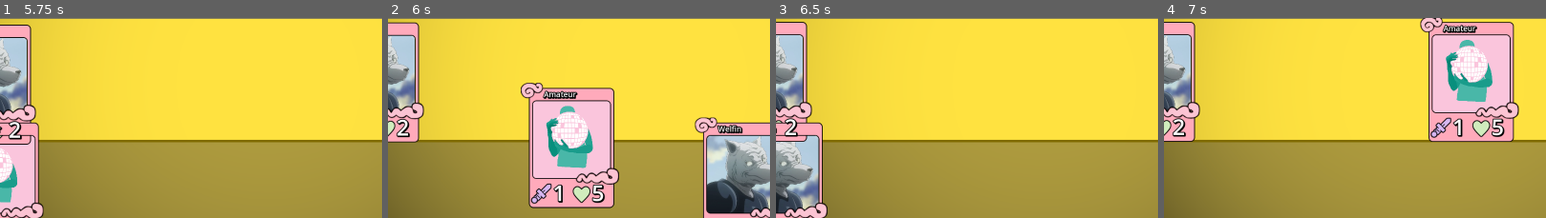
Above: before the commit, frames 1-4 (left to right).
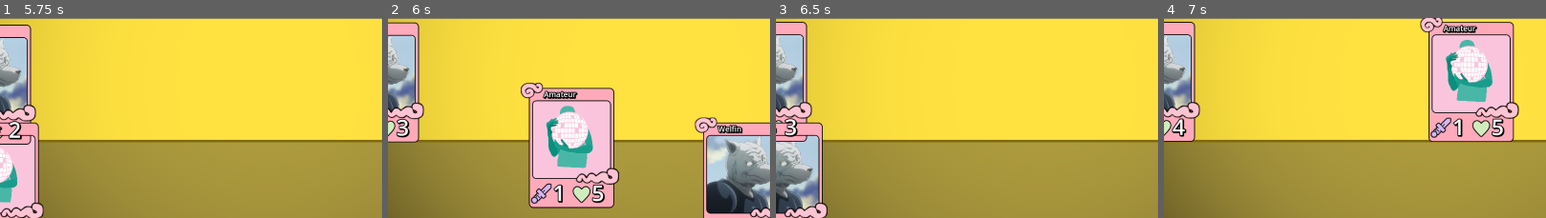
Above: after the commit, the same moments.

Repository: jhanchek/Godot-Card-Demo
Game: Godot game, scene res://level.tscn
Same seed, same stepped clock (60 frames per second), same inputs: the game is played once before the commit and once after it.
Inputs (mouse positions are % of the whole screen's width and height, from its top left):
- Up to frame 1 (5.75 s): click "P1 draw" at 0.5 s; click "swap turns" at 1.25 s; click "P1 draw" at 2 s; click "swap turns" at 2.75 s; click "P1 draw" at 3.5 s; click "swap turns" at 4.25 s; tap Enter at 5 s; move the mouse to (5, 91) at 5.02 s; click (5, 91) at 5.17 s
- Up to frame 2 (6 s): move the mouse to (6, 91) at 5.77 s; click (6, 91) at 5.92 s
- Up to frame 3 (6.5 s): no input
- Up to frame 4 (7 s): move the mouse to (8, 91) at 6.52 s; click (8, 91) at 6.67 s
The pictures show only the part of the screen within x 7-57%, y 50-100%; the shares and areas given below are measured in that part.

Frame 1 is identical in both runs. In frame 2, 0.2% of the frame differs, in the area x 2-6%, y 50-60%; in frame 3, 0.2%; in frame 4, 0.3%.

Commit message:
Add On Played effect
When a card is played, CardHeads will detect this and run a function.

Diff:
--- a/CardHead.gd
+++ b/CardHead.gd
@@ -2,3 +2,9 @@
 
 func battlecry():
 	set_atk(atk * 2)
+
+func get_list(): # requests to be added to a list
+	return "wcip"
+
+func do_effect():
+	set_hp(hp + 1)
--- a/GameManager.gd
+++ b/GameManager.gd
@@ -3,6 +3,8 @@
 @onready var player_one = $PlayerOne
 @onready var player_two = $PlayerTwo
 @onready var current_player = player_one
+
+var when_card_is_played_list = []
 
 # Called when the node enters the scene tree for the first time.
 func _ready():
@@ -12,6 +14,21 @@
 # Called every frame. 'delta' is the elapsed time since the previous frame.
 func _process(delta):
 	pass
+
+func add_to_list(card, list):
+	if list == "wcip":
+		when_card_is_played_list.append(card)
+
+func remove_from_list(card):
+	if when_card_is_played_list.has(card):
+		print("REMOVING CARD")
+		when_card_is_played_list.remove_at(when_card_is_played_list.find(card))
+
+func when_card_is_played():
+	for card in when_card_is_played_list:
+		print("ACTIVATED")
+		card.do_effect()
+
 
 # TODO
 # Players have a deck, a hand, a board, and a graveyard
--- a/PlayerOne.gd
+++ b/PlayerOne.gd
@@ -86,8 +86,10 @@
 	board.append(hand.pop_at(index))
 	set_new_card_positions()
 	if card.has_method("battlecry"):
-		print("IF")
 		card.battlecry()
+	GameManager.when_card_is_played()
+	if card.has_method("get_list"):
+		GameManager.add_to_list(card, card.get_list())
 
 func targetting_system(target):
 	if cached_card == null:
